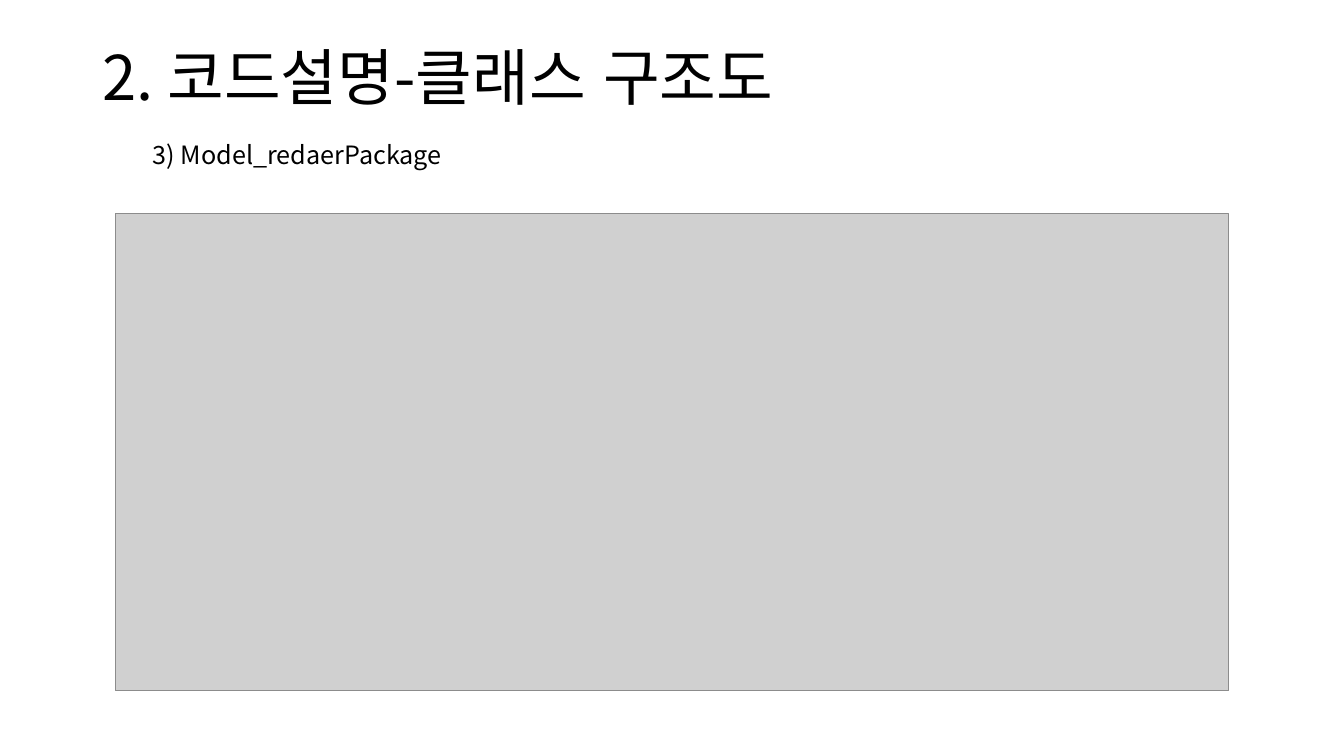
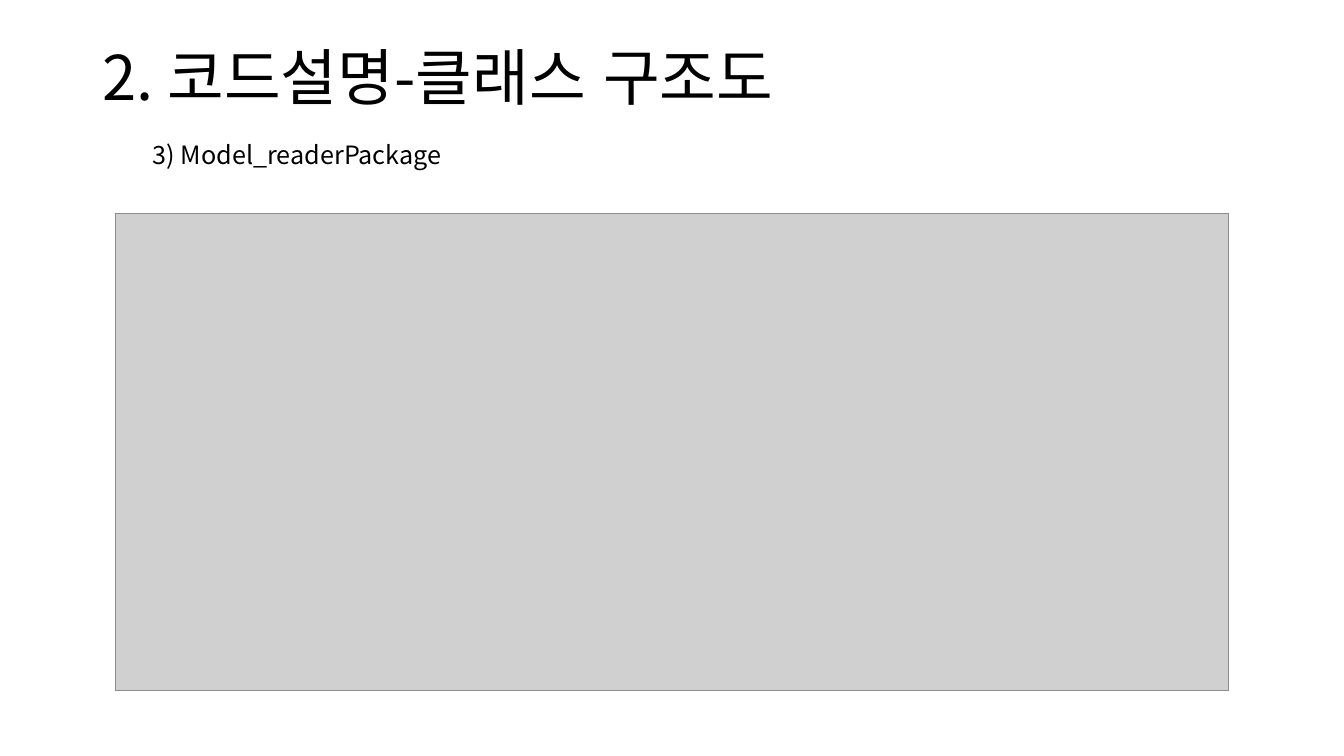
Before and after one commit to PKafka0320/clone-deemo, a slide deck: slide 7 of PSB_Project_report (by Old_Process).pptx (slide 11 before the commit). Drawn at 1344x756 pixels with LibreOffice and Linux fonts; fonts in the diff are those of the drawing; grey boxes stand for pictures. Boxes give left, top, right and bottom in pixels: in the first picture for what was removed or moved away, otherwise in the second. Text is boxed around its words. In the diff, an @@ line names an element or a change of style, - is before the commit and + after.

```diff
--- a/PSB_Project_report (by Old_Process).pptx
+++ b/PSB_Project_report (by Old_Process).pptx
@@ text at <box>153,143,441,171</box>: text changed @@
-  3) Model_redaerPackage
+  3) Model_readerPackage
```
Also in this commit, not shown: 2 other slides changed, 4 slides removed.
